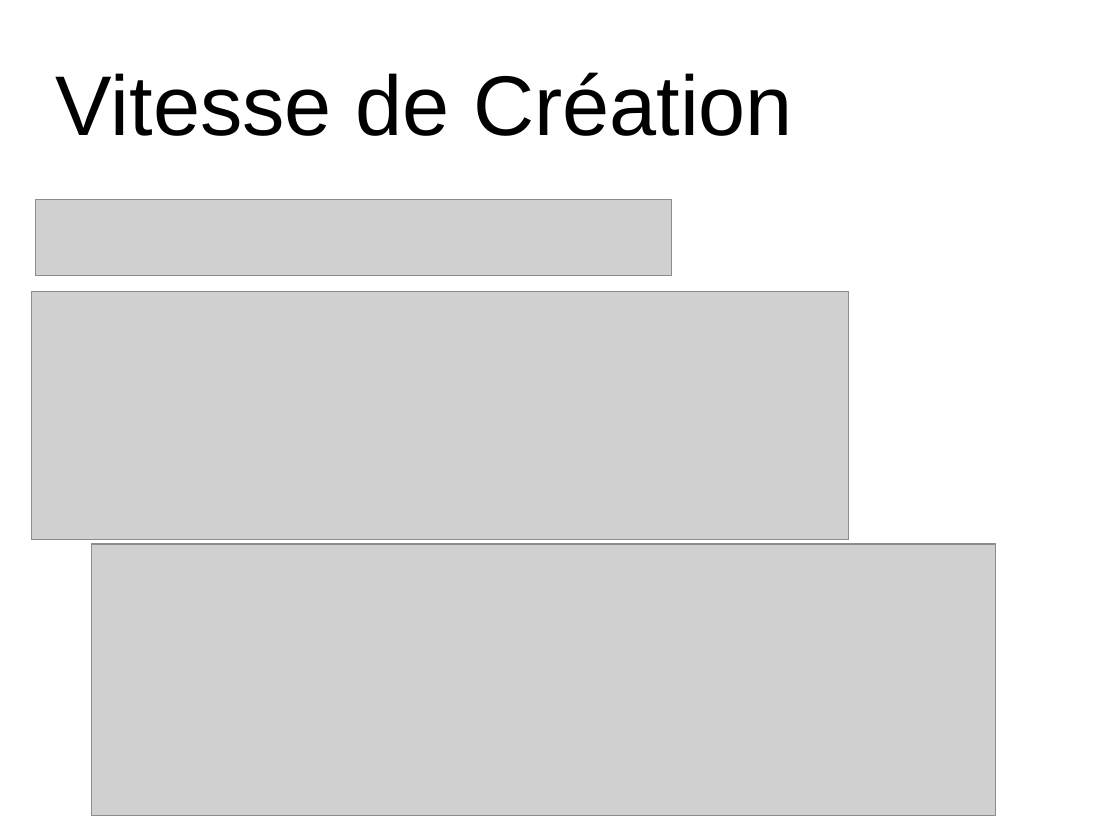
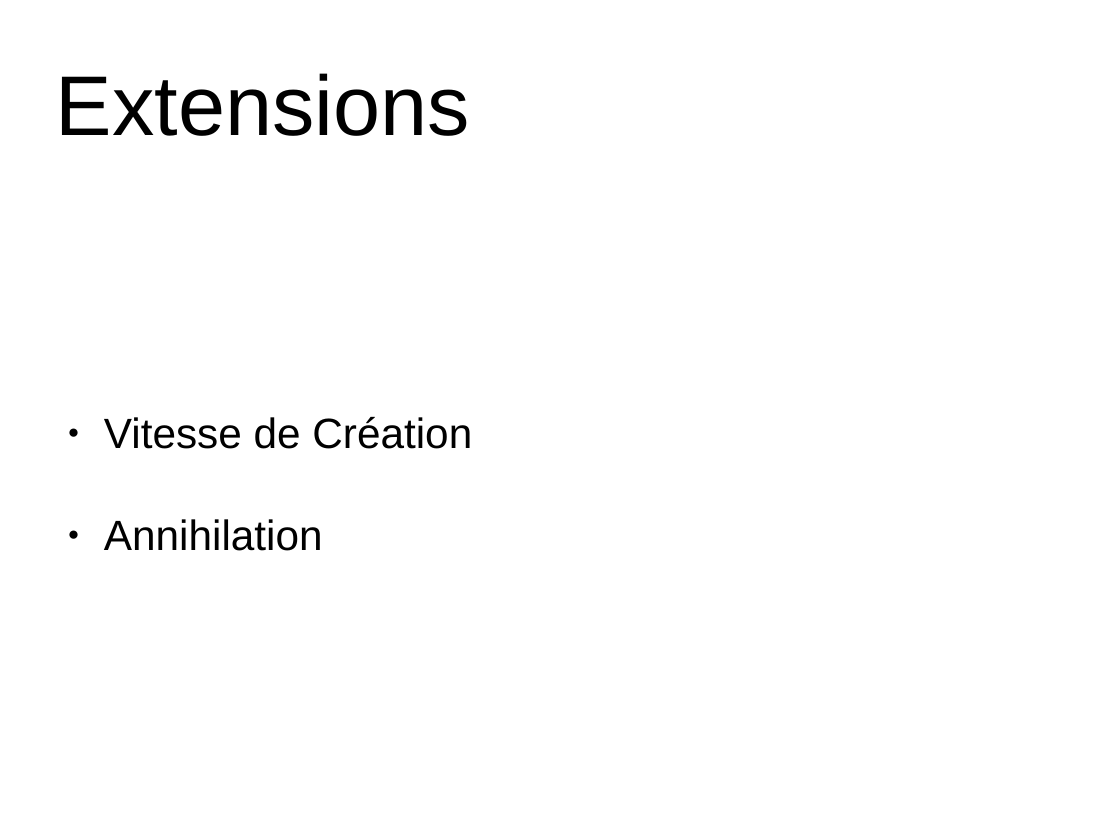
Before and after one commit to jbertran/cpsProject, a slide deck: slide 8 of Projet_CPS/presentation.odp (slide 9 before the commit). Drawn at 1120x840 pixels with LibreOffice and Linux fonts; fonts in the diff are those of the drawing; grey boxes stand for pictures; background and template pictures are left out. Boxes give left, top, right and bottom in pixels: in the first picture for what was removed or moved away, otherwise in the second. Text is boxed around its words. In the diff, an @@ line names an element or a change of style, - is before the commit and + after.

```diff
--- a/Projet_CPS/presentation.odp
+++ b/Projet_CPS/presentation.odp
@@ title at [56, 73, 470, 136]: text changed @@
-Vitesse de Création
+Extensions
@@ picture removed at [36, 200, 672, 275] @@
@@ picture removed at [32, 292, 849, 541] @@
@@ text added at [104, 417, 472, 551], 30 pt, text #000000 @@
+● Vitesse de Création
+● Annihilation
@@ picture removed at [92, 544, 997, 816] @@
```
Also in this commit, not shown: 9 other slides changed, 2 other files.
